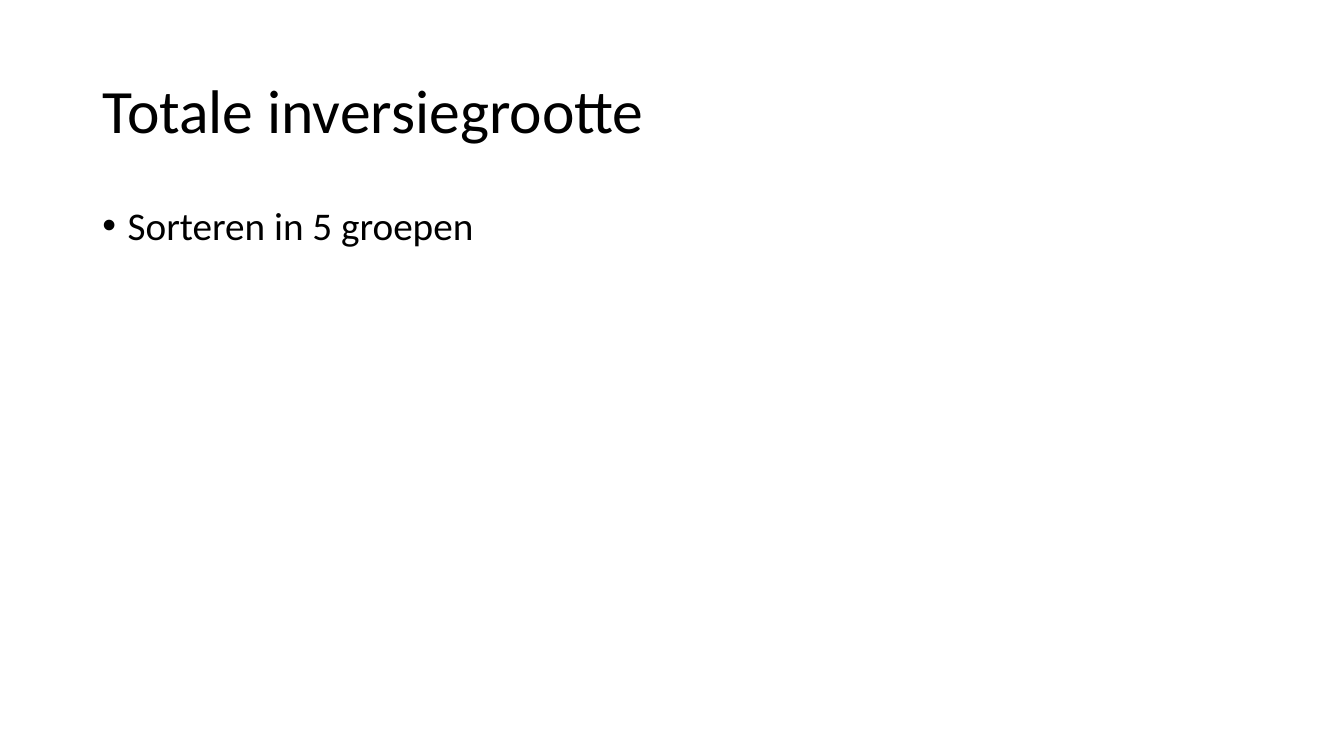
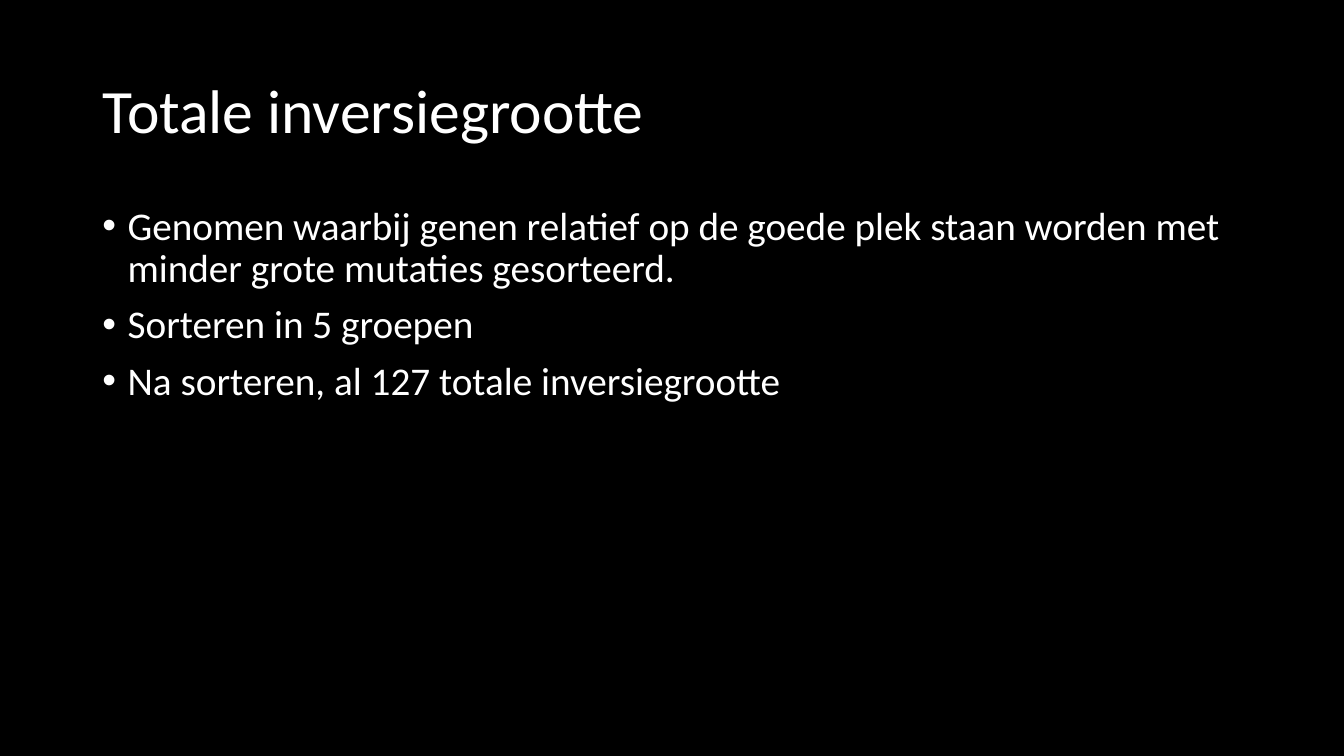
Before and after one commit to Blomr/Fruitvliegen, a slide deck: slide 7 of Fruitvliegen_week7.pptx. Drawn at 1344x756 pixels with LibreOffice and Linux fonts; fonts in the diff are those of the drawing. Boxes give left, top, right and bottom in pixels: in the first picture for what was removed or moved away, otherwise in the second. Text is boxed around its words. In the diff, an @@ line names an element or a change of style, - is before the commit and + after.

```diff
--- a/Fruitvliegen_week7.pptx
+++ b/Fruitvliegen_week7.pptx
@@ background #FFFFFF to #000000 @@
@@ title "Totale inversiegrootte" at (102, 90, 644, 144): text colour #000000 to #FFFFFF @@
@@ text at (128, 212, 1220, 289): paragraph added @@
+• Genomen waarbij genen relatief op de goede plek staan worden met minder grote mutaties gesorteerd.
@@ text at (128, 311, 473, 345): text colour #000000 to #FFFFFF in "Sorteren in 5 groepen" @@
@@ text at (128, 367, 780, 402): paragraph added @@
+• Na sorteren, al 127 totale inversiegrootte
```
Also in this commit, not shown: 1 other slide changed.
